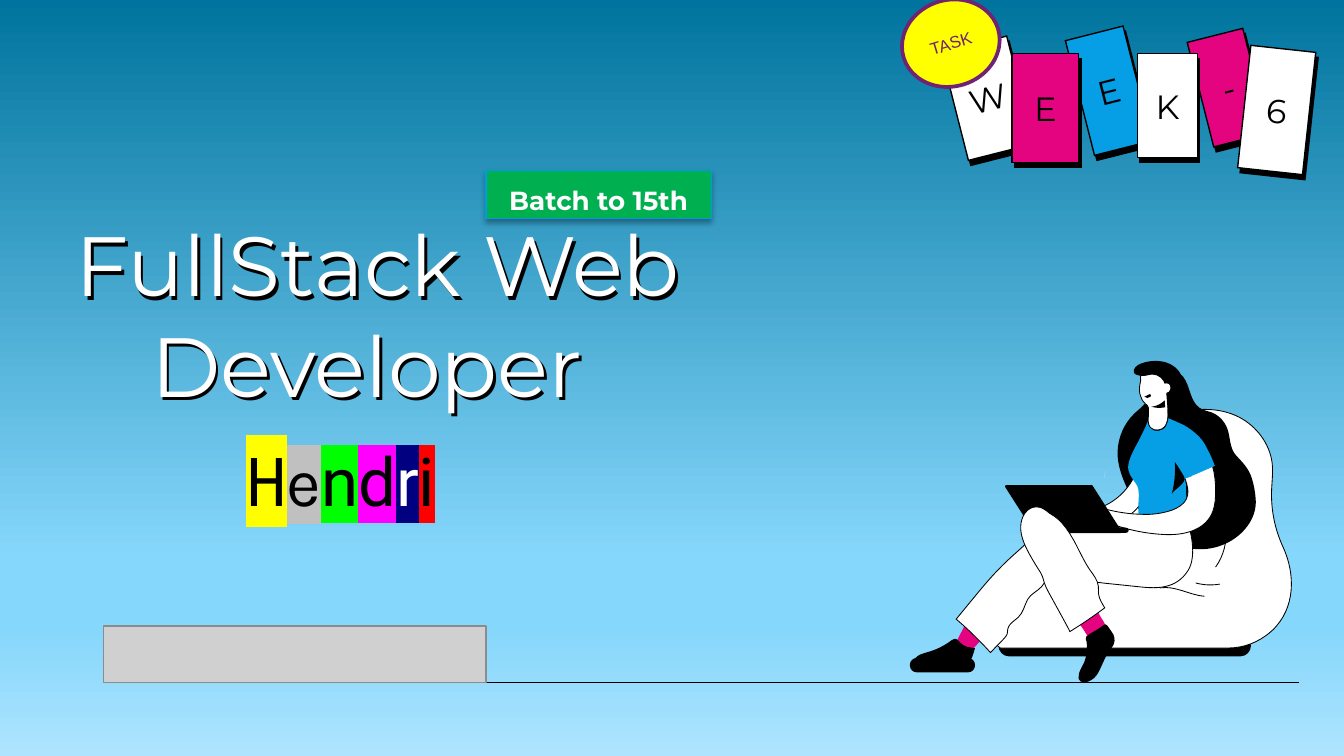
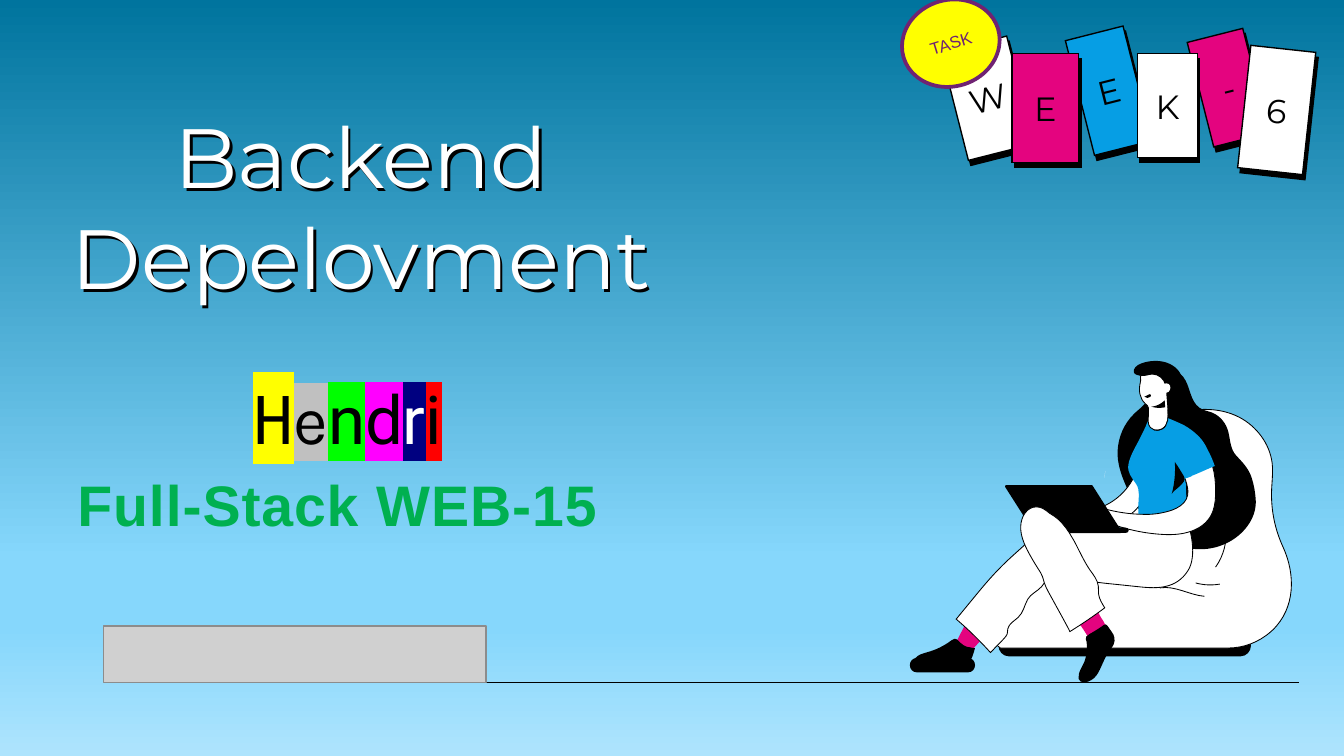
Before and after one commit to hendris27/fw15-backend, a slide deck: slide 1 of Slide/slide week-6.pptx. Drawn at 1344x756 pixels with LibreOffice and Linux fonts; fonts in the diff are those of the drawing; grey boxes stand for pictures. Boxes give left, top, right and bottom in pixels: in the first picture for what was removed or moved away, otherwise in the second. Text is boxed around its words. In the diff, an @@ line names an element or a change of style, - is before the commit and + after.

```diff
--- a/Slide/slide week-6.pptx
+++ b/Slide/slide week-6.pptx
@@ title at [72, 125, 650, 309]: text changed @@
-FullStack Web Developer
+Backend Depelovment
@@ subtitle removed at [487, 171, 712, 219] @@
-Batch to 15th
@@ text "Hendri": place and size @@
-text "Hendri" at [246, 444, 435, 524]
+text "Hendri" at [253, 381, 442, 461]
@@ text added at [77, 484, 596, 527], 30.6 pt, text #00B050, bold @@
+Full-Stack WEB-15
```
Also in this commit, not shown: 45 other files.
